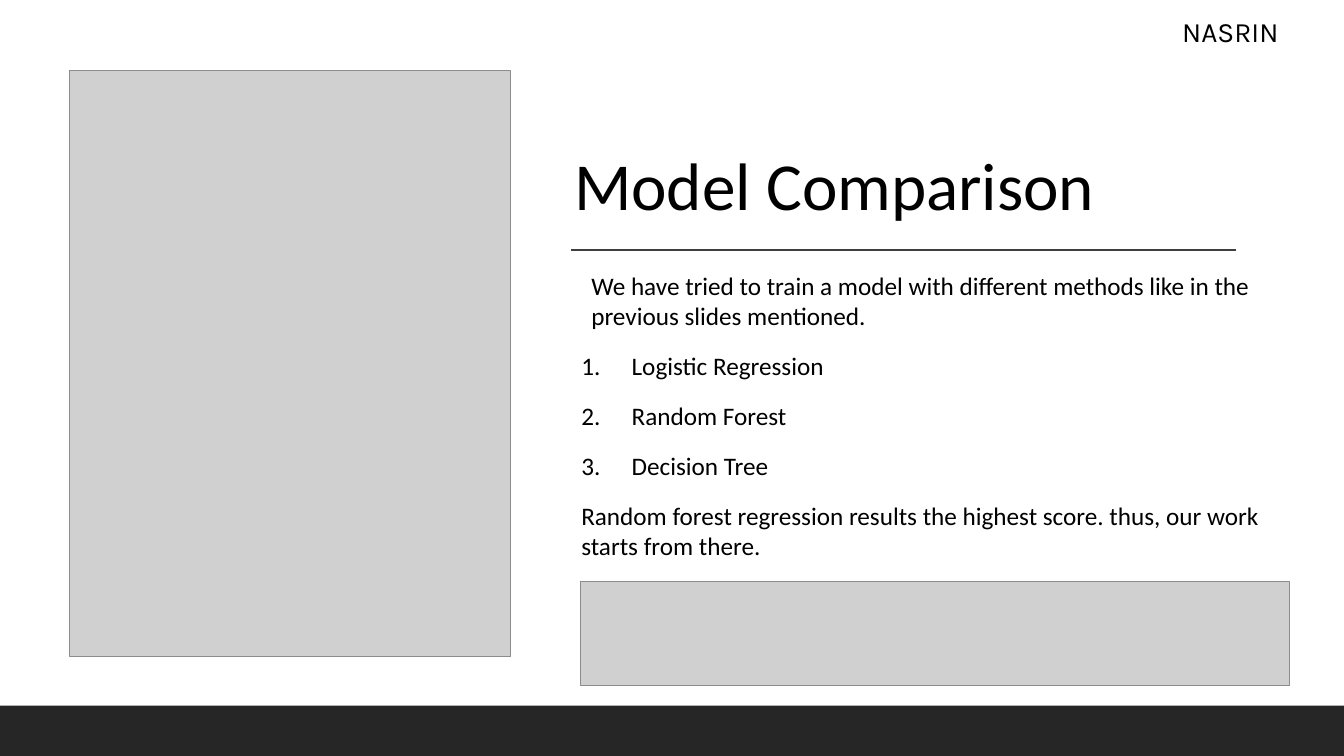
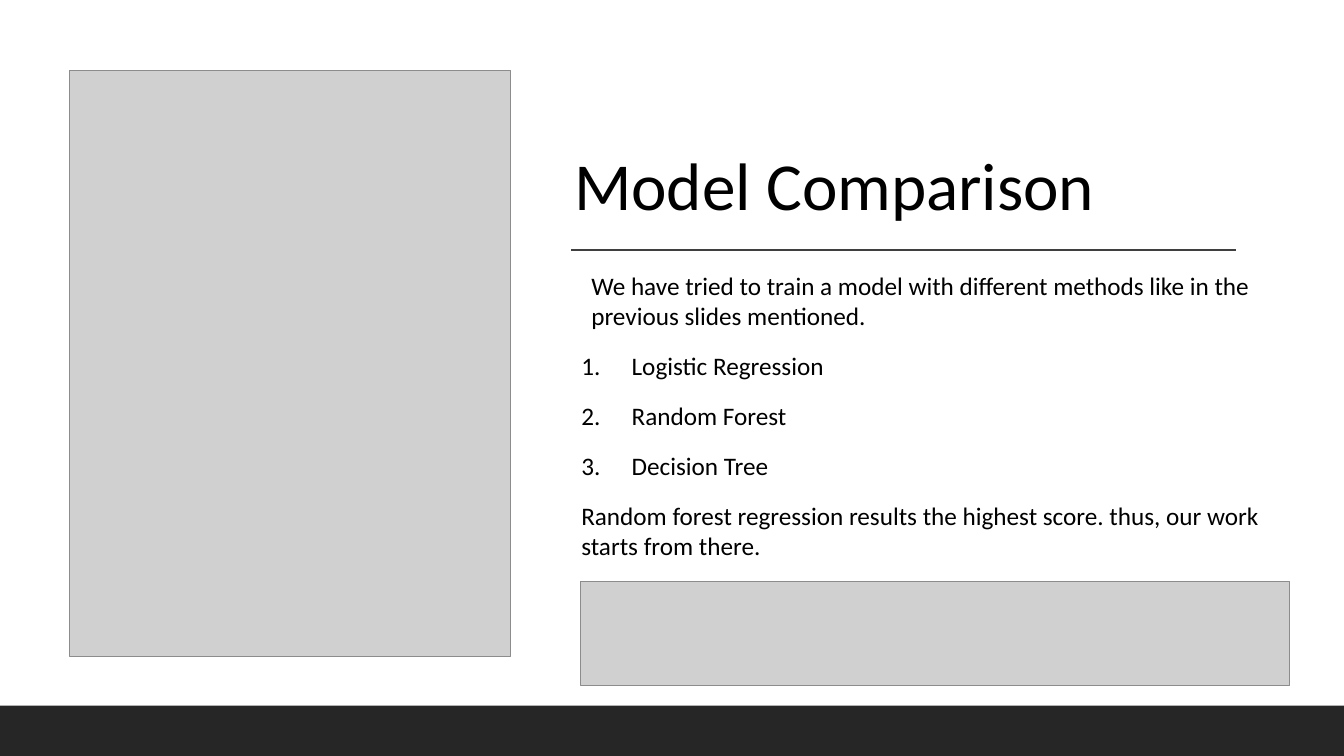
Before and after one commit to Franco1230/Data-Bootcamp-Final-Project, a slide deck: slide 6 of FINAL PROJECT.pptx. Drawn at 1344x756 pixels with LibreOffice and Linux fonts; fonts in the diff are those of the drawing; grey boxes stand for pictures. Boxes give left, top, right and bottom in pixels: in the first picture for what was removed or moved away, otherwise in the second. Text is boxed around its words. In the diff, an @@ line names an element or a change of style, - is before the commit and + after.

```diff
--- a/FINAL PROJECT.pptx
+++ b/FINAL PROJECT.pptx
@@ text removed at <box>1182,24,1278,43</box> @@
-NASRIN
```
Also in this commit, not shown: 10 other slides changed.
